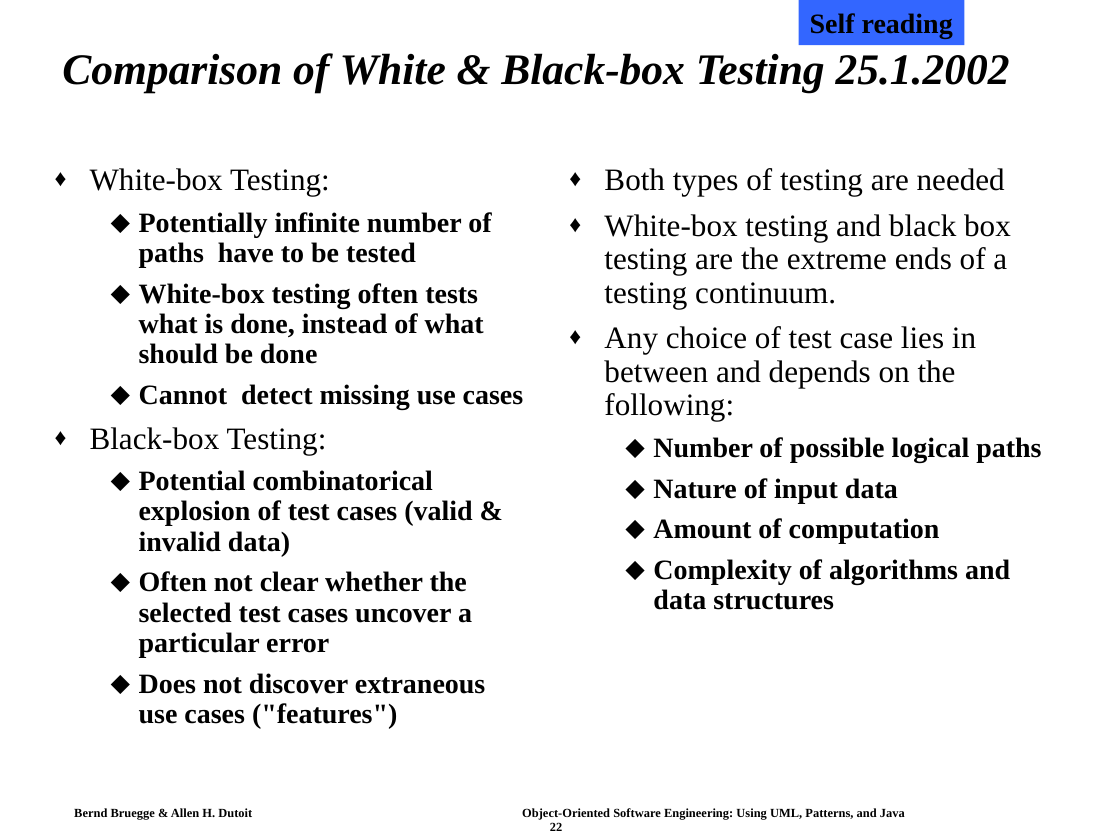
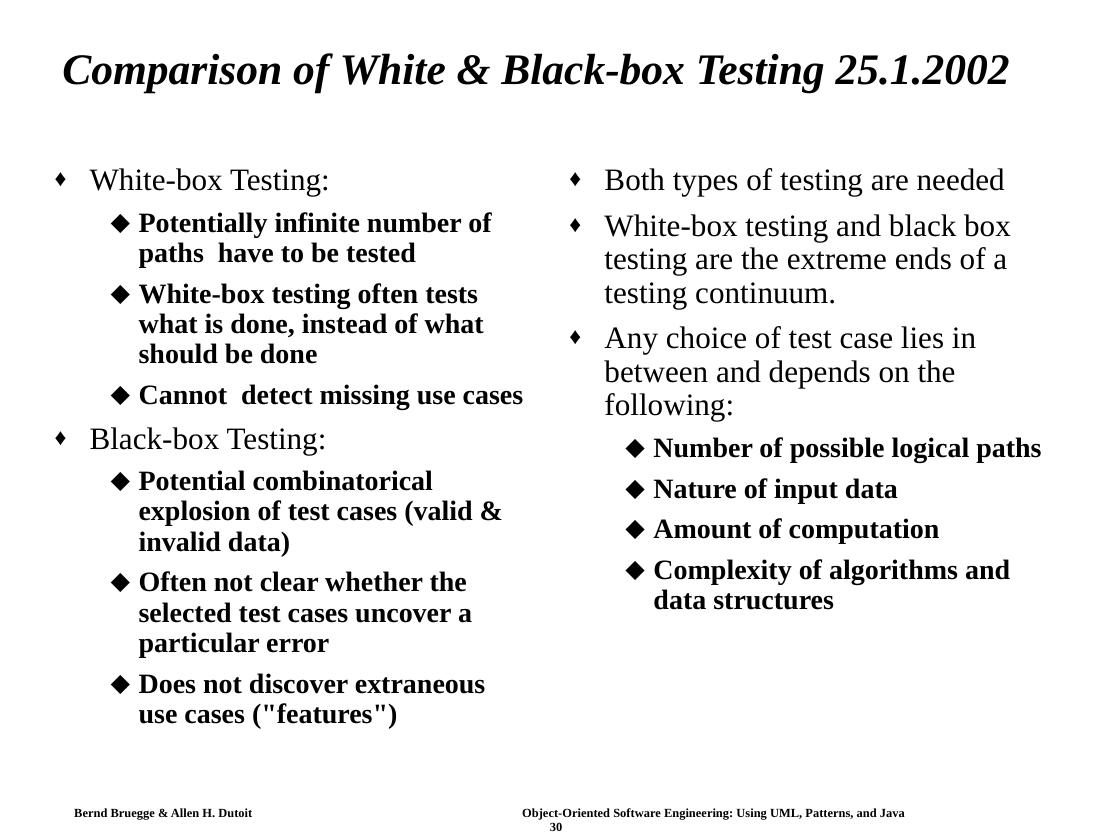
Before and after one commit to swtv-kaist/cs350-fall25, a slide deck: slide 30 of slides/lec21-ch11-testing-OOSE.ppt (slide 22 before the commit). Drawn at 1120x840 pixels with LibreOffice and Linux fonts; fonts in the diff are those of the drawing. Boxes give left, top, right and bottom in pixels: in the first picture for what was removed or moved away, otherwise in the second. Text is boxed around its words. In the diff, an @@ line names an element or a change of style, - is before the commit and + after.

```diff
--- a/slides/lec21-ch11-testing-OOSE.ppt
+++ b/slides/lec21-ch11-testing-OOSE.ppt
@@ rectangle removed at [799, 0, 964, 45] @@
-Self reading
@@ text at [74, 808, 905, 831]: text changed @@
-Bernd Bruegge & Allen H. Dutoit Object-Oriented Software Engineering: Using UML, Patterns, and Java 22
+Bernd Bruegge & Allen H. Dutoit Object-Oriented Software Engineering: Using UML, Patterns, and Java 30
```
Also in this commit, not shown: 8 other slides changed, 10 slides added, 22 slides removed, 1 other file.
